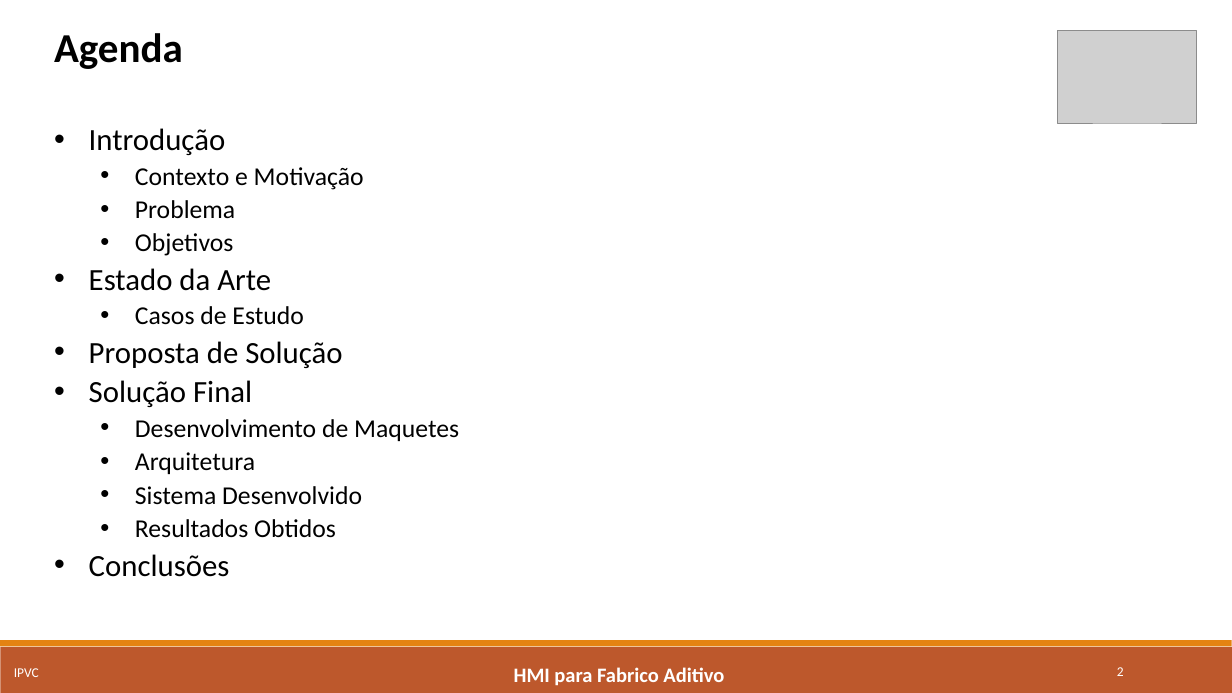
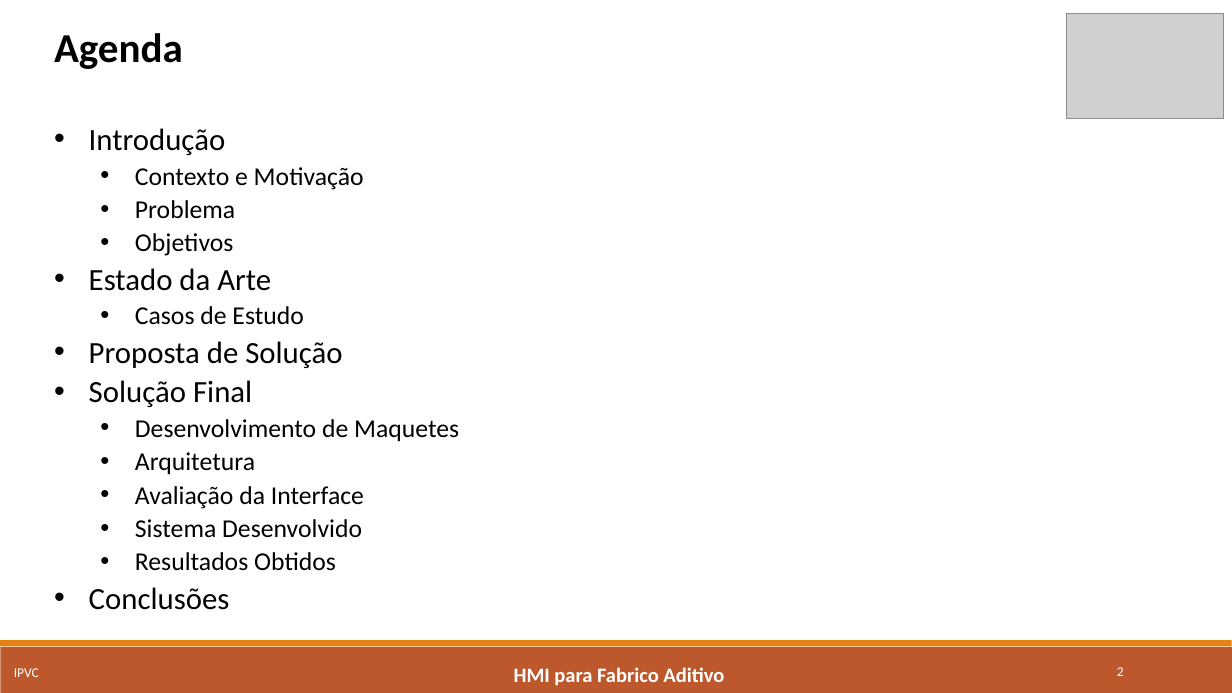
Before and after one commit to marcorlsrodrigues/projeto, a slide deck: slide 2 of Apresentacao_Final_MarcoRodrigues4652.pptx. Drawn at 1232x693 pixels with LibreOffice and Linux fonts; fonts in the diff are those of the drawing; grey boxes stand for pictures. Boxes give left, top, right and bottom in pixels: in the first picture for what was removed or moved away, otherwise in the second. Text is boxed around its words. In the diff, an @@ line names an element or a change of style, - is before the commit and + after.

```diff
--- a/Apresentacao_Final_MarcoRodrigues4652.pptx
+++ b/Apresentacao_Final_MarcoRodrigues4652.pptx
@@ picture: place and size @@
-picture at [1058, 30, 1197, 123]
+picture at [1067, 13, 1224, 118]
@@ text at [135, 486, 364, 509]: paragraph added @@
+  • Avaliação da Interface
```
Also in this commit, not shown: 11 other slides changed, 14 slides added, 1 slide removed.
